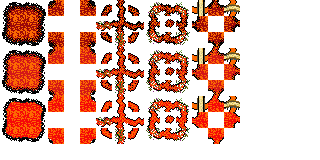
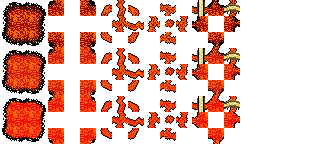
Comparing the layer stacks of the two (320, 160) images. Changes:
painted on "Lava3" over [96, 0, 236, 48]
painted on "Lava2" over [96, 48, 236, 96]
painted on "Lava" over [96, 96, 235, 144]
